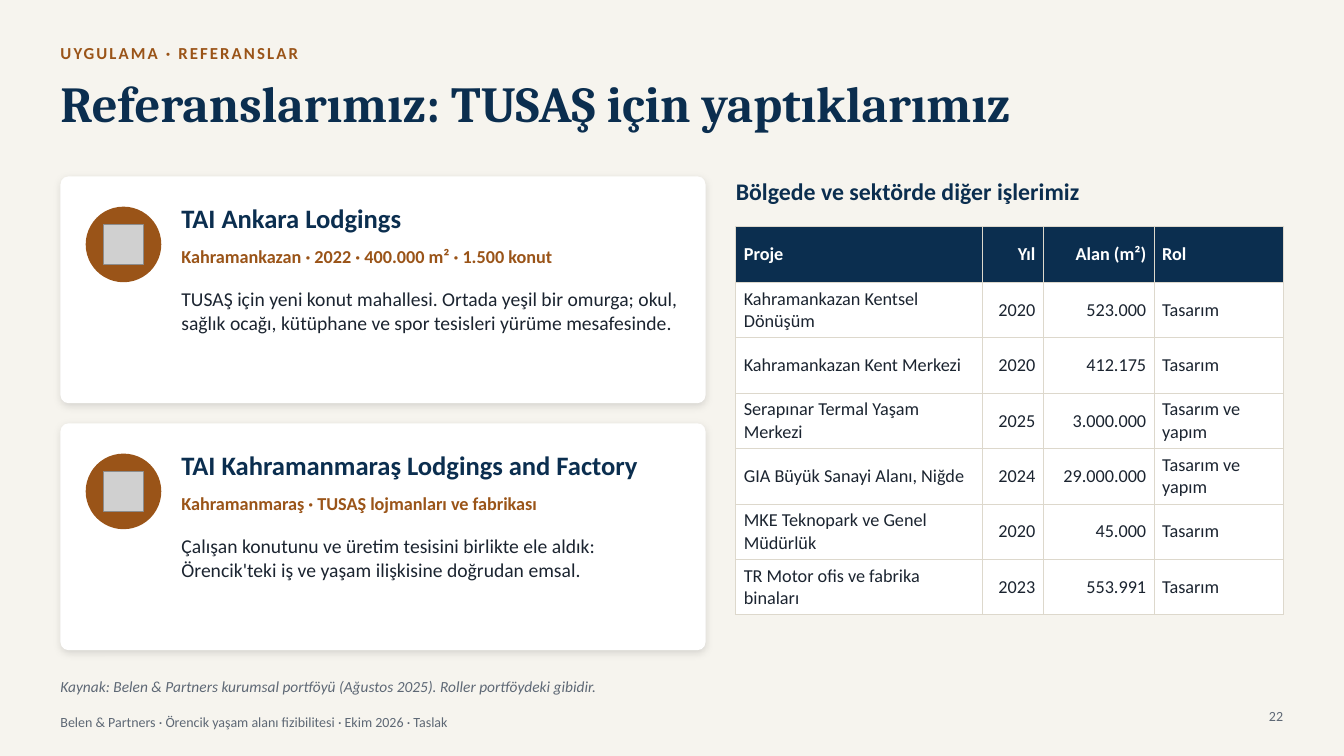
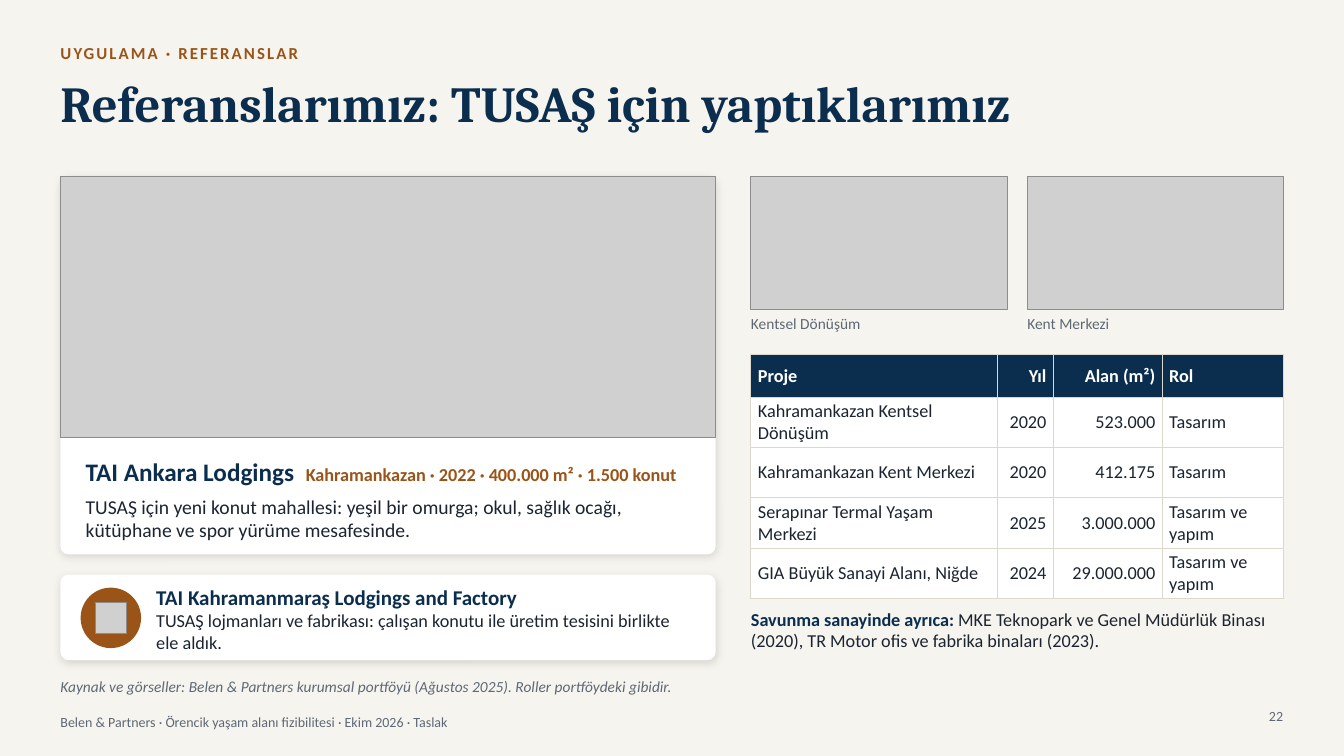
Before and after one commit to modularbelen-del/sunum, a slide deck: slide 22 of reports/Örencik yaşam alanı sunumu.pptx. Drawn at 1344x756 pixels with LibreOffice and Linux fonts; fonts in the diff are those of the drawing; grey boxes stand for pictures. Boxes give left, top, right and bottom in pixels: in the first picture for what was removed or moved away, otherwise in the second. Text is boxed around its words. In the diff, an @@ line names an element or a change of style, - is before the commit and + after.

```diff
--- a/reports/Örencik yaşam alanı sunumu.pptx
+++ b/reports/Örencik yaşam alanı sunumu.pptx
@@ rounded rectangle: place and size @@
-rounded rectangle at <box>60,176,706,403</box>
+rounded rectangle at <box>60,176,716,555</box>
@@ rounded rectangle at <box>60,176,716,555</box>: proportions changed @@
@@ picture added at <box>60,176,716,438</box> @@
@@ picture added at <box>751,176,1007,310</box> @@
@@ picture added at <box>1027,176,1284,310</box> @@
@@ ellipse removed at <box>86,207,161,282</box> @@
@@ text removed at <box>181,209,401,233</box> @@
-TAI Ankara Lodgings
@@ text removed at <box>736,183,1079,204</box> @@
-Bölgede ve sektörde diğer işlerimiz
@@ picture removed at <box>104,225,143,264</box> @@
@@ text added at <box>751,318,860,332</box>, 11 pt, text #5E6875 @@
+Kentsel Dönüşüm
@@ text added at <box>1027,318,1109,329</box>, 11 pt, text #5E6875 @@
+Kent Merkezi
@@ table at <box>751,355,1284,597</box> @@
-row 6: MKE Teknopark ve Genel Müdürlük | 2020 | 45.000 | Tasarım
-row 7: TR Motor ofis ve fabrika binaları | 2023 | 553.991 | Tasarım
@@ table: place and size @@
-table at <box>736,227,1284,608</box>
+table at <box>751,355,1284,597</box>
@@ text at <box>86,463,677,486</box>: text changed @@
-Kahramankazan · 2022 · 400.000 m² · 1.500 konut
+TAI Ankara Lodgings Kahramankazan · 2022 · 400.000 m² · 1.500 konut
@@ text "TAI Ankara Lodgings Kahramankazan · ..." at <box>86,463,677,486</box>: vertical alignment top to middle @@
@@ text removed at <box>181,456,637,480</box> @@
-TAI Kahramanmaraş Lodgings and Factory
@@ text at <box>86,500,622,540</box>: text changed @@
-TUSAŞ için yeni konut mahallesi. Ortada yeşil bir omurga; okul, sağlık ocağı, kütüphane ve spor tesisleri yürüme mesafesinde.
+TUSAŞ için yeni konut mahallesi: yeşil bir omurga; okul, sağlık ocağı, kütüphane ve spor yürüme mesafesinde.
@@ text removed at <box>181,497,537,513</box> @@
-Kahramanmaraş · TUSAŞ lojmanları ve fabrikası
@@ rounded rectangle at <box>60,575,716,660</box>: proportions changed @@
@@ rounded rectangle: place and size @@
-rounded rectangle at <box>60,423,706,650</box>
+rounded rectangle at <box>60,575,716,660</box>
@@ ellipse: place and size @@
-ellipse at <box>86,454,161,529</box>
+ellipse at <box>81,588,141,648</box>
@@ text "TAI Kahramanmaraş Lodgings and Factory" at <box>156,590,669,649</box>: vertical alignment top to middle @@
@@ text at <box>156,590,669,649</box>: text changed; size 14 to 13 pt @@
-Çalışan konutunu ve üretim tesisini birlikte ele aldık: Örencik'teki iş ve yaşam ilişkisine doğrudan emsal.
+TAI Kahramanmaraş Lodgings and Factory
+TUSAŞ lojmanları ve fabrikası: çalışan konutu ile üretim tesisini birlikte ele aldık.
@@ picture: place and size @@
-picture at <box>104,472,143,511</box>
+picture at <box>95,602,126,633</box>
@@ text added at <box>751,613,1266,650</box>, 13 pt, text #1B2430 @@
+Savunma sanayinde ayrıca: MKE Teknopark ve Genel Müdürlük Binası (2020), TR Motor ofis ve fabrika binaları (2023).
@@ text at <box>60,681,671,695</box>: text changed @@
-Kaynak: Belen & Partners kurumsal portföyü (Ağustos 2025). Roller portföydeki gibidir.
+Kaynak ve görseller: Belen & Partners kurumsal portföyü (Ağustos 2025). Roller portföydeki gibidir.
```
Also in this commit, not shown: 2 other files.
